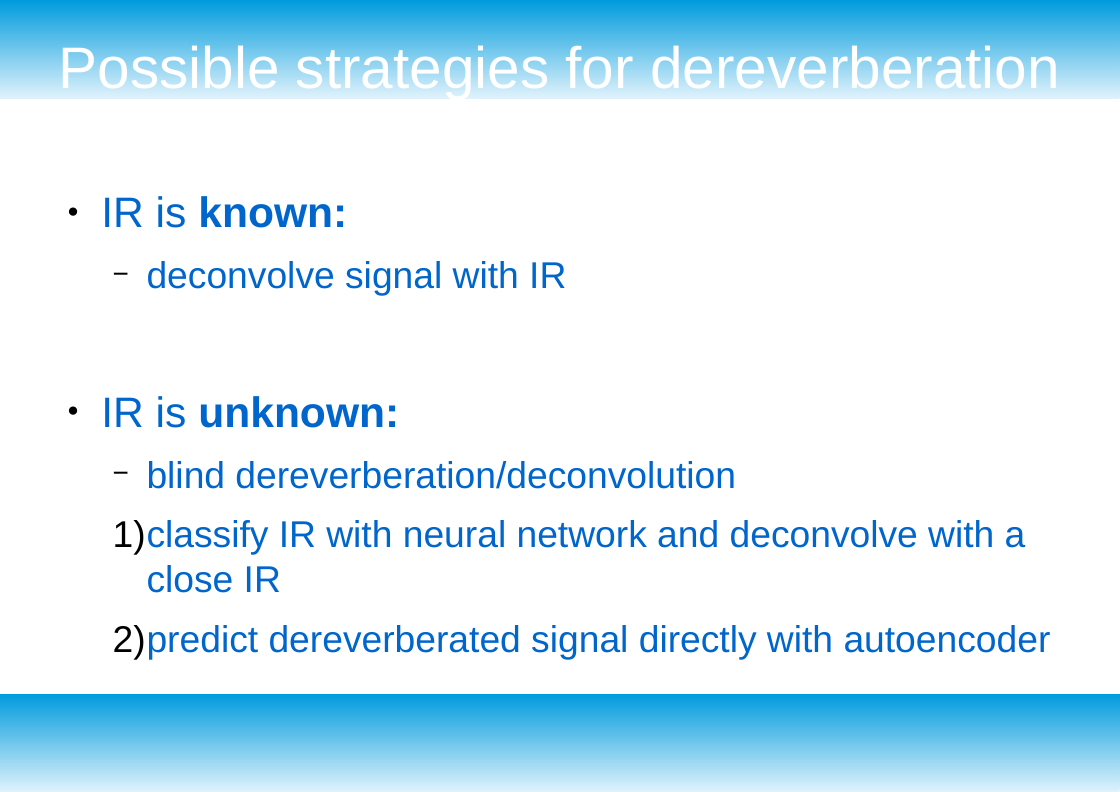
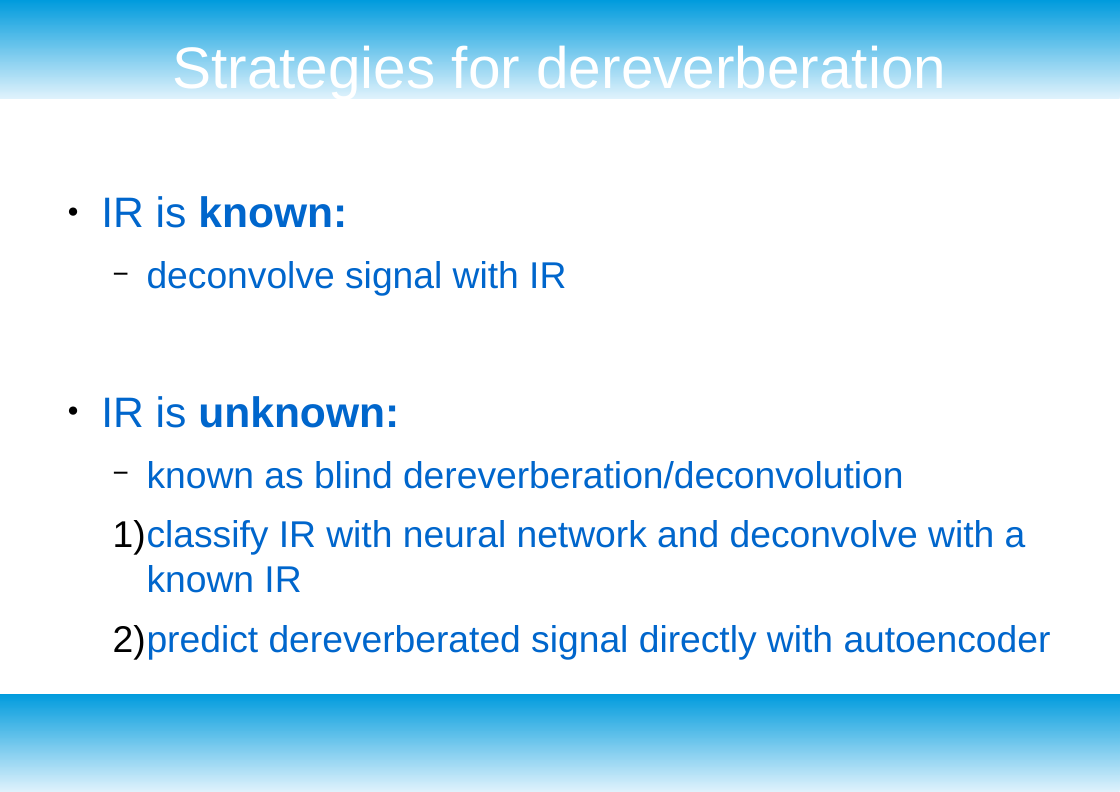
Before and after one commit to jakobatgithub/unreverb, a slide deck: slide 5 of project_presentation.odp (slide 6 before the commit). Drawn at 1120x792 pixels with LibreOffice and Linux fonts; fonts in the diff are those of the drawing. Boxes give left, top, right and bottom in pixels: in the first picture for what was removed or moved away, otherwise in the second. Text is boxed around its words. In the diff, an @@ line names an element or a change of style, - is before the commit and + after.

```diff
--- a/project_presentation.odp
+++ b/project_presentation.odp
@@ title at box(172, 41, 946, 98): text changed @@
-Possible strategies for dereverberation
+Strategies for dereverberation
@@ text at box(113, 461, 1026, 593): text changed @@
-  − blind dereverberation/deconvolution
-  1) classify IR with neural network and deconvolve with a close IR
+  − known as blind dereverberation/deconvolution
+  1) classify IR with neural network and deconvolve with a known IR
```
Also in this commit, not shown: 4 other slides changed, 1 slide added, 2 slides removed, 1 other file.
